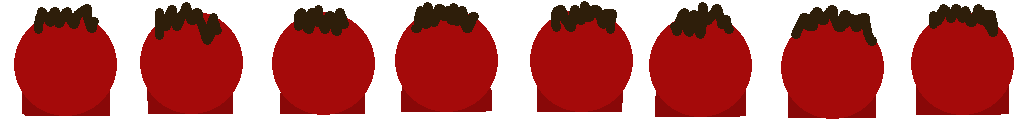
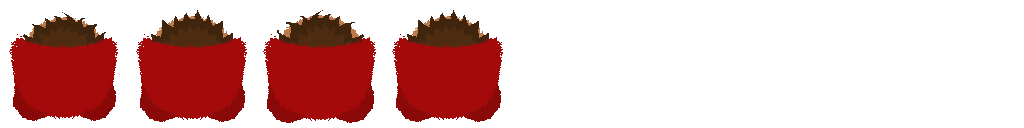
Two versions of the same layered image (1024 × 128). Layer-by-layer changes:
removed layer "Background" over [14, 1, 1014, 119]
added layer "F3" above "F4" over [263, 10, 376, 123]
added layer "F4" above "F2" over [392, 10, 503, 122]
added layer "F2" above "F1" over [136, 10, 247, 122]
added layer "F1" above "BG" over [9, 12, 118, 121]
renamed "Sky" to "BG", painted on it over [22, 71, 1009, 118]
